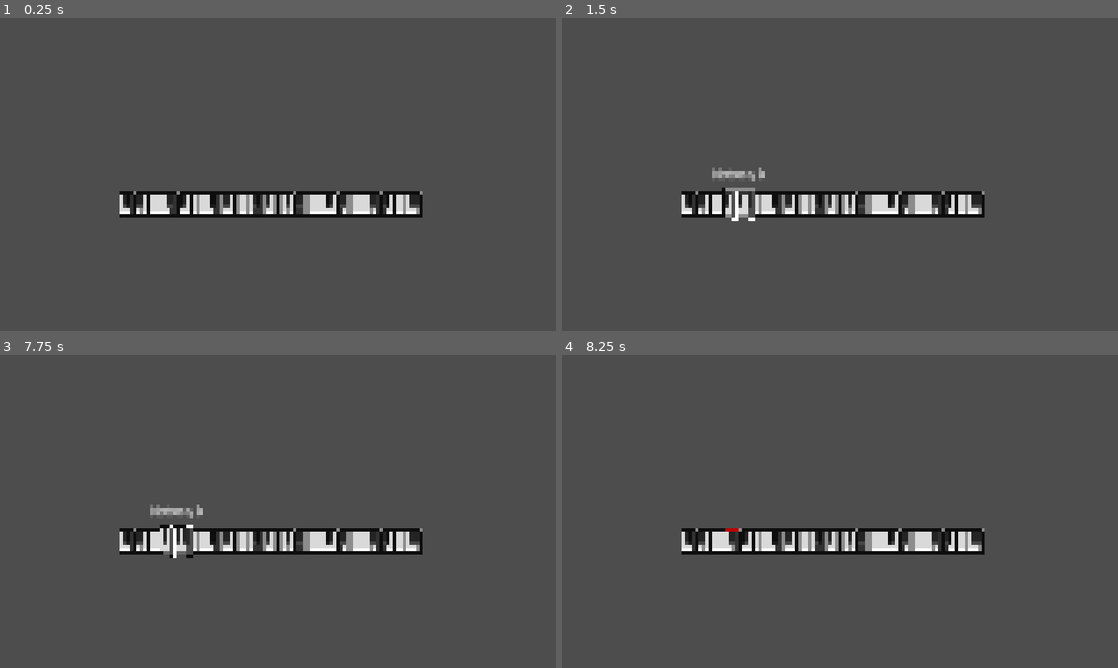
Above: before the commit, frames 1-4 (two rows, left to right).
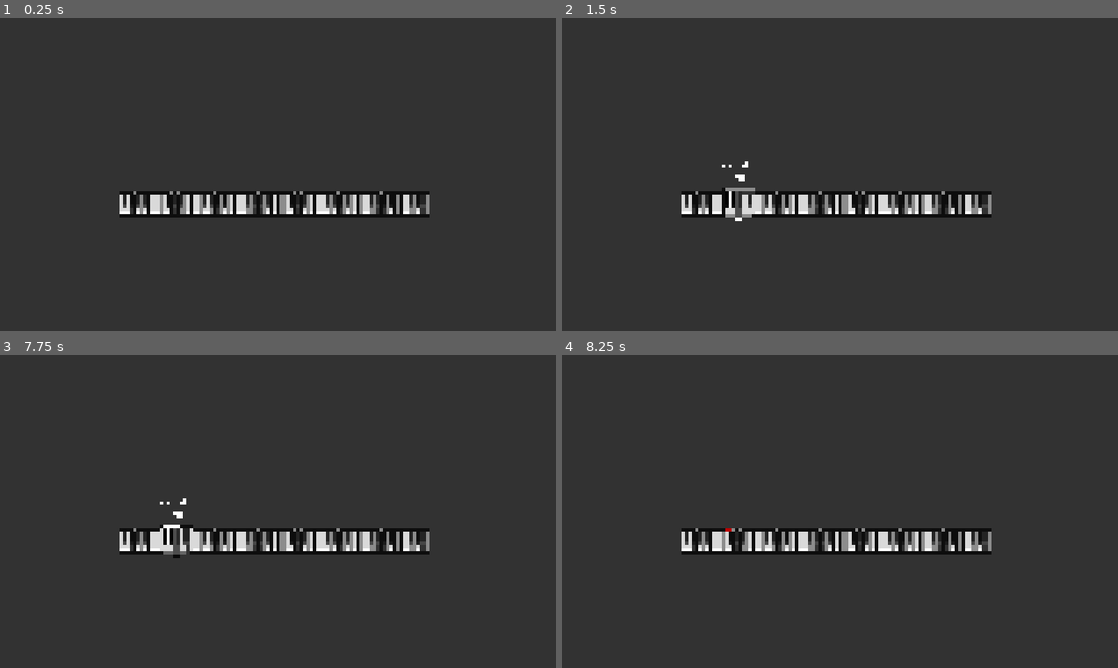
Above: after the commit, the same moments.

Repository: TobyD02/piano-roguelike
Game: Godot game, scene res://Scenes/TestLevels/test_level.tscn
Two runs of this game, one before a commit and one after it. Both use one fixed random seed, a clock stepped at 60 frames per second and the inputs below.
Inputs (mouse positions are in pixels of both pictures, inside the frame that each line leads up to):
- Up to frame 1 (0.25 s): no input
- Up to frame 2 (1.5 s): tap Enter at 0.5 s; move the mouse to (962, 158) at 0.52 s; tap Space at 1.25 s; move the mouse to (728, 190) at 1.27 s
- Up to frame 3 (7.75 s): tap Enter at 2, 3.5 s; move the mouse to (333, 442) at 2.02 s; tap Space at 2.75, 4.25 s; move the mouse to (250, 574) at 2.77 s; move the mouse to (444, 558) at 3.52 s; move the mouse to (111, 464) at 4.27 s; move the mouse to (305, 511) at 5.02 s; move the mouse to (194, 433) at 5.77 s; move the mouse to (400, 495) at 6.52 s; move the mouse to (166, 527) at 7.27 s
- Up to frame 4 (8.25 s): move the mouse to (895, 442) at 8.02 s

The runs differ from the first frame. In frame 1, 97% of the frame differs, in the area x 0-100%, y 0-100%; in frame 2, 97%; in frame 3, 97%; in frame 4, 97%.

Commit message:
added harmonic analysis

Diff:
--- a/Scenes/Card/card.gd
+++ b/Scenes/Card/card.gd
@@ -32,11 +32,10 @@
 	var notes = Note.NoteEnum.values()
 	var cols = Note.NoteColorEnum.values()
 
-	var pressed_note: Note.NoteEnum = notes[randi_range(0, len(notes) - 1)]
-	set_card_note(pressed_note, true)
 
-	pressed_note = notes[randi_range(0, len(notes) - 1)]
-	set_card_note(pressed_note, true)
+	for i in 4:
+		var pressed_note: Note.NoteEnum = notes[randi_range(0, len(notes) - 1)]
+		set_card_note(pressed_note, true)
 
 func set_card_note(_note: Note.NoteEnum, _is_pressed: bool):
 	var col = Note.NoteColorEnum.GRAY if not _is_pressed else Note.NoteColorEnum.WHITE
@@ -49,7 +48,6 @@
 func set_hovered(_hovered: bool):
 	is_hovered = _hovered
 	card_note_controller.set_card_hovered(_hovered)
-	#card_info_panel.make_visible(_hovered)
 
 	if is_hovered:
 		z_index = 100
--- a/Scenes/Card/card.tscn
+++ b/Scenes/Card/card.tscn
@@ -2,6 +2,7 @@
 
 [ext_resource type="Script" uid="uid://gdbgi87ssy0y" path="res://Scenes/Card/card.gd" id="1_r5dc4"]
 [ext_resource type="PackedScene" uid="uid://cx8tjobbt4dmn" path="res://Scenes/Note/note.tscn" id="3_ac5pp"]
+[ext_resource type="FontFile" uid="uid://c6x50gb2a55py" path="res://Assets/m5x7.ttf" id="3_j6efv"]
 [ext_resource type="Texture2D" uid="uid://dlab6fm6ac52r" path="res://Assets/Pixel Piano 1.0/card_backgrounds/card_background_under.png" id="3_r5dc4"]
 [ext_resource type="Script" uid="uid://cmp2qmn3cgnhv" path="res://Scenes/Card/card_note_controller.gd" id="4_c0g18"]
 [ext_resource type="Texture2D" uid="uid://664vgncp062c" path="res://Assets/Pixel Piano 1.0/card_backgrounds/blue_card_background.png" id="5_yw1pg"]
@@ -9,8 +10,8 @@
 [ext_resource type="Script" uid="uid://bxyccpb5ul28i" path="res://Scenes/Card/card_info_panel.gd" id="7_rffhp"]
 
 [sub_resource type="LabelSettings" id="LabelSettings_41ifo"]
-font_size = 14
-outline_size = 4
+font = ExtResource("3_j6efv")
+font_size = 100
 outline_color = Color(0, 0, 0, 1)
 
 [node name="Card" type="Control" unique_id=494292821 node_paths=PackedStringArray("card_note_controller", "card_info_panel", "card_selector")]
@@ -28,21 +29,30 @@
 offset_right = 20.0
 offset_bottom = 20.0
 
-[node name="CardInfoPanel" type="BoxContainer" parent="." unique_id=1574064153 node_paths=PackedStringArray("notes_label", "card_note_controller")]
+[node name="CardInfoPanel" type="BoxContainer" parent="." unique_id=1574064153 node_paths=PackedStringArray("notes_label", "harmony_label", "card_note_controller")]
 visible = false
 layout_mode = 0
-offset_left = -50.0
-offset_top = -50.0
-offset_right = 50.0
-offset_bottom = -30.0
+offset_left = -21.0
+offset_top = -62.0
+offset_right = 204.0
+offset_bottom = 102.0
+scale = Vector2(0.2, 0.2)
 vertical = true
 script = ExtResource("7_rffhp")
 notes_label = NodePath("NotesLabel")
+harmony_label = NodePath("HarmonyLabel")
 card_note_controller = NodePath("../CardNoteController")
 
 [node name="NotesLabel" type="Label" parent="CardInfoPanel" unique_id=91287966]
 layout_mode = 2
-text = "Notes: "
+text = "Text"
+label_settings = SubResource("LabelSettings_41ifo")
+horizontal_alignment = 1
+vertical_alignment = 1
+
+[node name="HarmonyLabel" type="Label" parent="CardInfoPanel" unique_id=347602840]
+layout_mode = 2
+text = "Text"
 label_settings = SubResource("LabelSettings_41ifo")
 horizontal_alignment = 1
 vertical_alignment = 1
--- a/Scenes/Card/card_info_panel.gd
+++ b/Scenes/Card/card_info_panel.gd
@@ -1,6 +1,7 @@
 class_name CardInfoPanel extends BoxContainer
 
 @export var notes_label: Label
+@export var harmony_label: Label
 @export var card_note_controller: CardNoteController
 
 func make_visible(_visible: bool):
@@ -14,10 +15,27 @@
 	if card_note_controller == null:
 		return
 
-	var notes_strings = []
+	if harmony_label == null:
+		return
+
+	_generate_contents()
+
+	visible = true
+
+
+func _generate_contents():
+	var notes_strings: Array[String] = []
 	for note in card_note_controller.notes_pressed:
 		if card_note_controller.notes_pressed[note]:
 			notes_strings.append(Note.note_enum_to_string[note])
 
-	notes_label.text = "Notes: " + ", ".join(notes_strings)
-	visible = true
+	notes_label.text = " ".join(notes_strings)
+
+	#var intervals = HarmonicAnalysis.harmonic_analysis(card_note_controller.notes_pressed)
+	#harmony_label.text = ", ".join(intervals)
+
+	#var chords = HarmonicAnalysis.chord_analysis(card_note_controller.notes_pressed)
+	#harmony_label.text = chords
+
+	var chord = HarmonicAnalysis.Chord.from_notes_pressed(card_note_controller.notes_pressed)
+	harmony_label.text = chord.get_common_name()
--- a/Scenes/Card/card_note_controller.gd
+++ b/Scenes/Card/card_note_controller.gd
@@ -22,7 +22,7 @@
 
 
 var notes_to_nodes: Dictionary
-var notes_pressed: Dictionary =  {
+var notes_pressed: Dictionary[Note.NoteEnum, bool] =  {
 	Note.NoteEnum.NOTE_C: false,
 	Note.NoteEnum.NOTE_C_SHARP: false,
 	Note.NoteEnum.NOTE_D: false,
--- /dev/null
+++ b/Scenes/Globals/HarmonicAnalysis.gd
@@ -0,0 +1,126 @@
+extends Node
+
+class Chord:
+	const chord_lookup: Dictionary = {
+		# Triads
+		[0, 4, 7]: "maj",
+		[0, 3, 7]: "min",
+		[0, 3, 6]: "dim",
+		[0, 4, 8]: "aug",
+
+		# Suspended
+		[0, 2, 7]: "sus2",
+		[0, 5, 7]: "sus4",
+
+		# Sixth chords
+		[0, 4, 7, 9]: "6",
+		[0, 3, 7, 9]: "m6",
+
+		# Seventh chords
+		[0, 4, 7, 10]: "7",
+		[0, 4, 7, 11]: "maj7",
+		[0, 3, 7, 10]: "m7",
+		[0, 3, 6, 10]: "m7b5",
+		[0, 3, 6, 9]: "dim7",
+
+		# Added tone chords
+		[0, 2, 4, 7]: "add9",
+		[0, 3, 7, 14]: "madd9",
+		[0, 4, 7, 14]: "add9",
+		[0, 4, 7, 11, 14]: "maj9",
+		[0, 3, 7, 10, 14]: "m9",
+
+		# Ninth chords
+		[0, 4, 7, 10, 14]: "9",
+		[0, 4, 8, 10, 14]: "7#5",
+		[0, 3, 6, 10, 14]: "m9b5",
+
+		# Eleventh chords
+		[0, 4, 7, 10, 14, 17]: "11",
+		[0, 3, 7, 10, 14, 17]: "m11",
+		[0, 4, 7, 11, 14, 17]: "maj11",
+
+		# Thirteenth chords
+		[0, 4, 7, 10, 14, 17, 21]: "13",
+		[0, 4, 7, 11, 14, 17, 21]: "maj13",
+		[0, 3, 7, 10, 14, 17, 21]: "m13",
+
+		# Altered dominants
+		[0, 4, 7, 10, 13]: "7b9",
+		[0, 4, 7, 10, 15]: "7#9",
+		[0, 4, 7, 10, 16]: "7#11",
+		[0, 4, 7, 10, 20]: "7b13",
+		[0, 4, 8, 10]: "7#5",
+
+		# Power chords
+		[0, 7]: "5",
+		[0, 7, 12]: "5"
+	}
+
+	var notes: Array[Note.NoteEnum] = []
+	var intervals: Array[Interval] = []
+	var root: Note.NoteEnum
+
+	func _init(_notes: Array[Note.NoteEnum]) -> void:
+		notes = _notes
+		root = _notes.min()
+
+		_generate_intervals()
+
+	static func from_notes_pressed(notes_pressed: Dictionary[Note.NoteEnum, bool]) -> Chord:
+		var notes: Array[Note.NoteEnum] = []
+		for note in notes_pressed:
+			if notes_pressed[note]:
+				notes.append(note)
+
+		return Chord.new(notes)
+
+	func _generate_intervals():
+		intervals.append(Interval.new(0))
+		var _root = notes.min()
+
+		for i in range(notes.size()):
+			var note = notes[i]
+			if note == _root:
+				continue
+
+			var interval = (note - root + 12) % 12
+			intervals.append(Interval.new(interval))
+
+	func get_common_name():
+		return Note.note_enum_to_string[root] + chord_lookup.get(
+			_get_intervals_as_ints(),
+			 ""
+		)
+
+	func _get_intervals_as_ints():
+		var ints = []
+		for i in intervals:
+			ints.append(i.semitones)
+
+		print(ints)
+		return ints
+class Interval:
+	const names_lookup: Dictionary[int, Array] = {
+		0: ["Perfect Unison"],
+		1: ["Minor Second", "Augmented Unison"],
+		2: ["Major Second", "Diminished Third"],
+		3: ["Minor Third", "Augmented Second"],
+		4: ["Major Third", "Diminished Fourth"],
+		5: ["Perfect Fourth", "Augmented Third"],
+		6: ["Diminished Fifth", "Tritone", "Augmented Fourth"],
+		7: ["Perfect Fifth", "Diminished Sixth"],
+		8: ["Minor Sixth", "Augmented Fifth"],
+		9: ["Major Sixth", "Diminished Seventh"],
+		10: ["Minor Seventh", "Augmented Sixth"],
+		11: ["Major Seventh", "Diminished Octave"],
+		12: ["Perfect Octave", "Augmented Seventh"]
+	}
+
+	var semitones: int
+
+	func _init(_semitones: int):
+		semitones = _semitones
+
+	func get_names():
+		return names_lookup[semitones]
--- a/Scenes/HandManager/hand_manager.gd
+++ b/Scenes/HandManager/hand_manager.gd
@@ -8,7 +8,7 @@
 var hand: Array[Card] = []
 
 const CARD_WIDTH = 40
-const HAND_SIZE = 20
+const HAND_SIZE = 40
 const HAND_WIDTH = CARD_WIDTH * 10
 
 func _ready():
--- a/project.godot
+++ b/project.godot
@@ -13,6 +13,10 @@
 config/name="PianoRoguelike"
 run/main_scene="uid://bcxddi2rdv2p5"
 config/features=PackedStringArray("4.7", "Forward Plus")
+
+[autoload]
+
+HarmonicAnalysis="*uid://c24k121hu1smd"
 
 [display]
 
@@ -37,4 +41,5 @@
 
 textures/canvas_textures/default_texture_filter=0
 rendering_device/driver.windows="d3d12"
+environment/defaults/default_clear_color=Color(0.19793734, 0.19793719, 0.19793722, 1)
 viewport/canvas_textures/default_texture_filter=1
Binary file added: Assets/m5x7.ttf
Not shown, added: Assets/m5x7.ttf.import
Not shown, added: Scenes/Globals/HarmonicAnalysis.gd.uid
